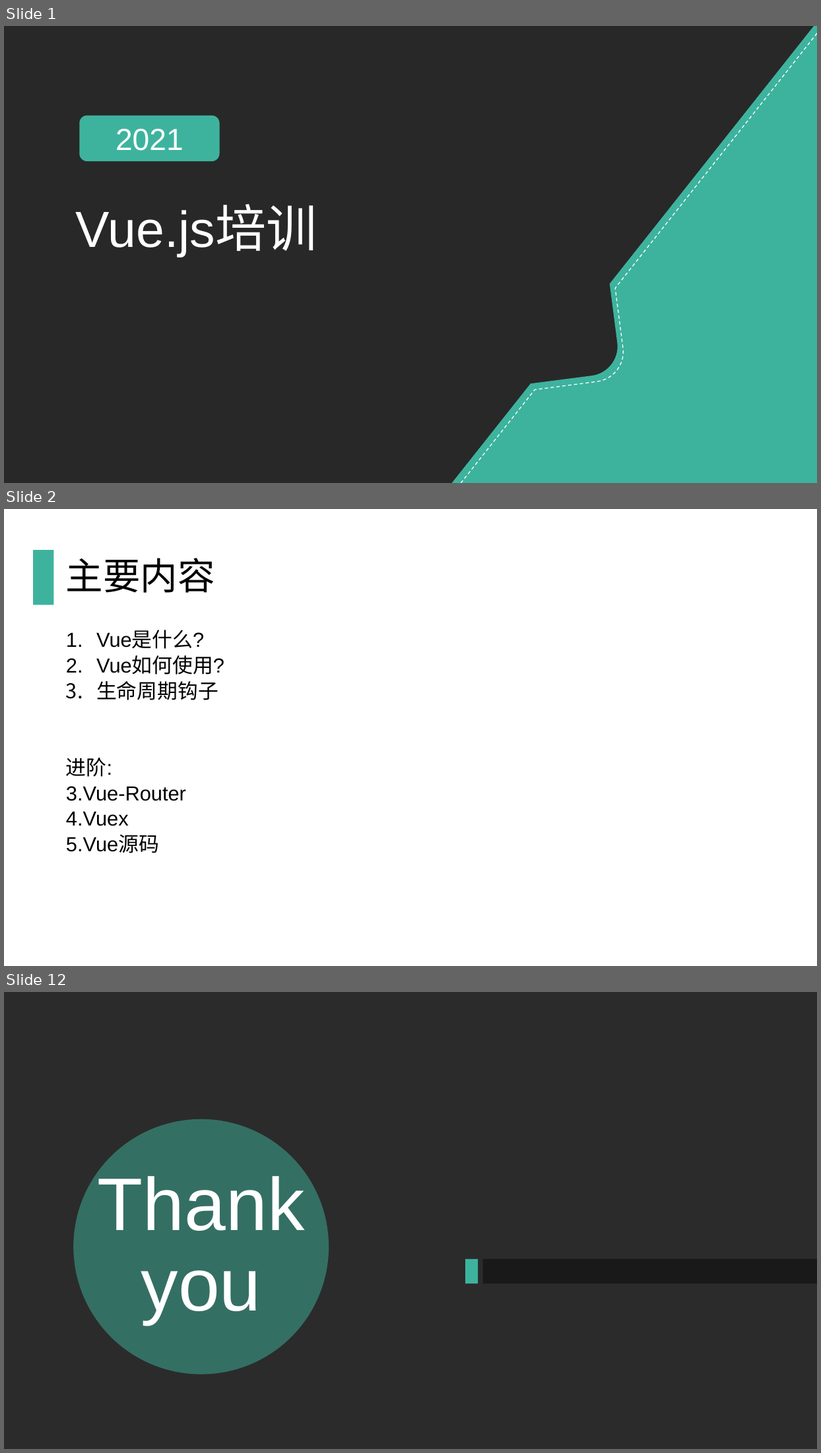
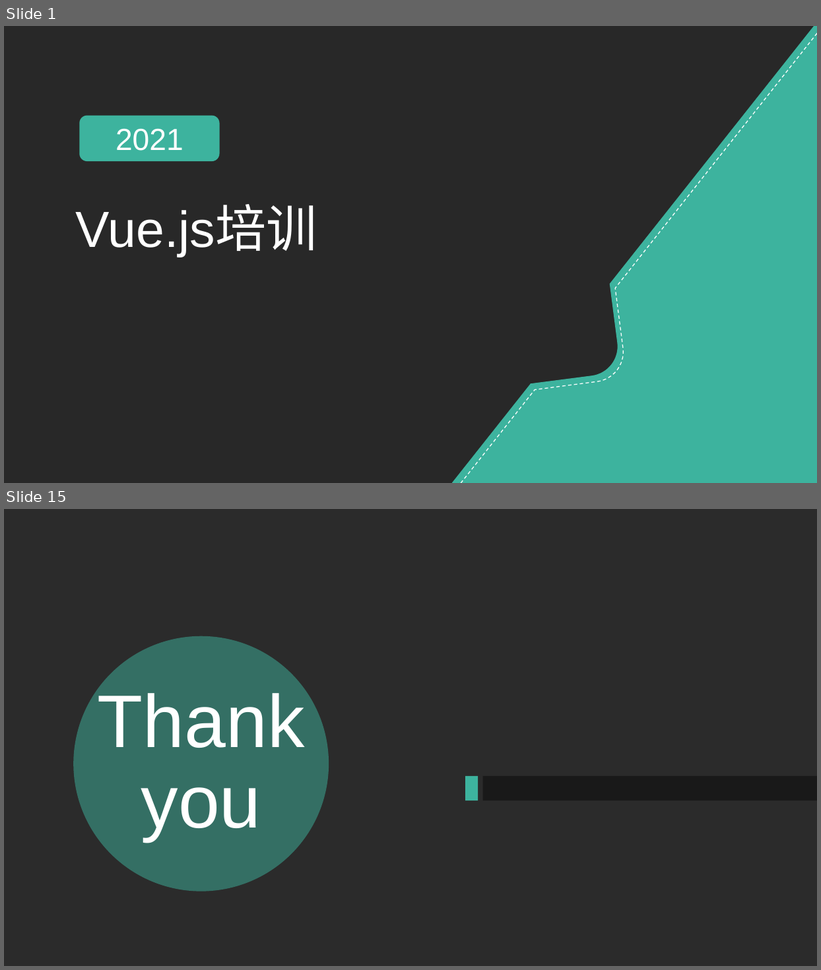
Before and after one commit to qinting513/nodejs_Vue3, a slide deck: Vue.js培训.pptx. Shown one above the other, each under a label of ours: slides 1, 2 and 12 before the commit, slides 1 and 15 after it; the slides between them are not shown. The pictures are 821x1453 and 821x970 pixels, drawn with LibreOffice and Linux fonts; fonts in the diff are those of the drawing; background and template pictures are left out; a plain dark background stands for a picture behind light text. Boxes give left, top, right and bottom in pixels: in the first picture for what was removed or moved away, otherwise in the second. Text is boxed around its words. In the diff, an @@ line names an element or a change of style, - is before the commit and + after.

```diff
--- a/Vue.js培训.pptx
+++ b/Vue.js培训.pptx
@@ slide 2 removed at (4,509,817,966), background #FFFFFF @@
@@ rectangle removed at (33,550,54,605) @@
@@ title removed at (66,558,215,593) @@
-主要内容
@@ text removed at (66,631,224,854) @@
-1. Vue是什么?
-2. Vue如何使用?
-3. 生命周期钩子
-进阶:
-3.Vue-Router
-4.Vuex
-5.Vue源码
@@ what was slide 12 is now slide 15 @@
```
Also in this commit, not shown: 6 slides changed, 7 slides added, 3 other slides removed, 1 other file.
